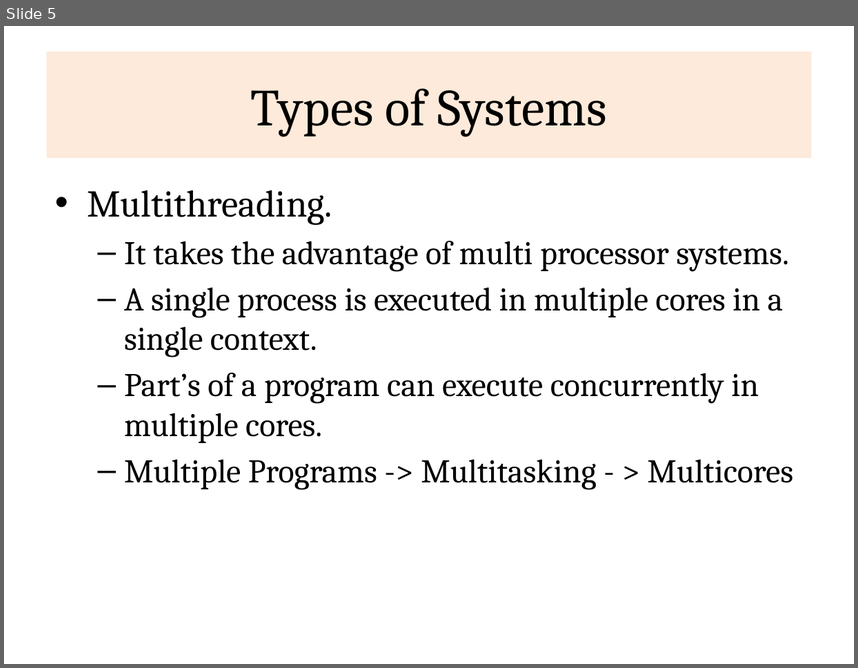
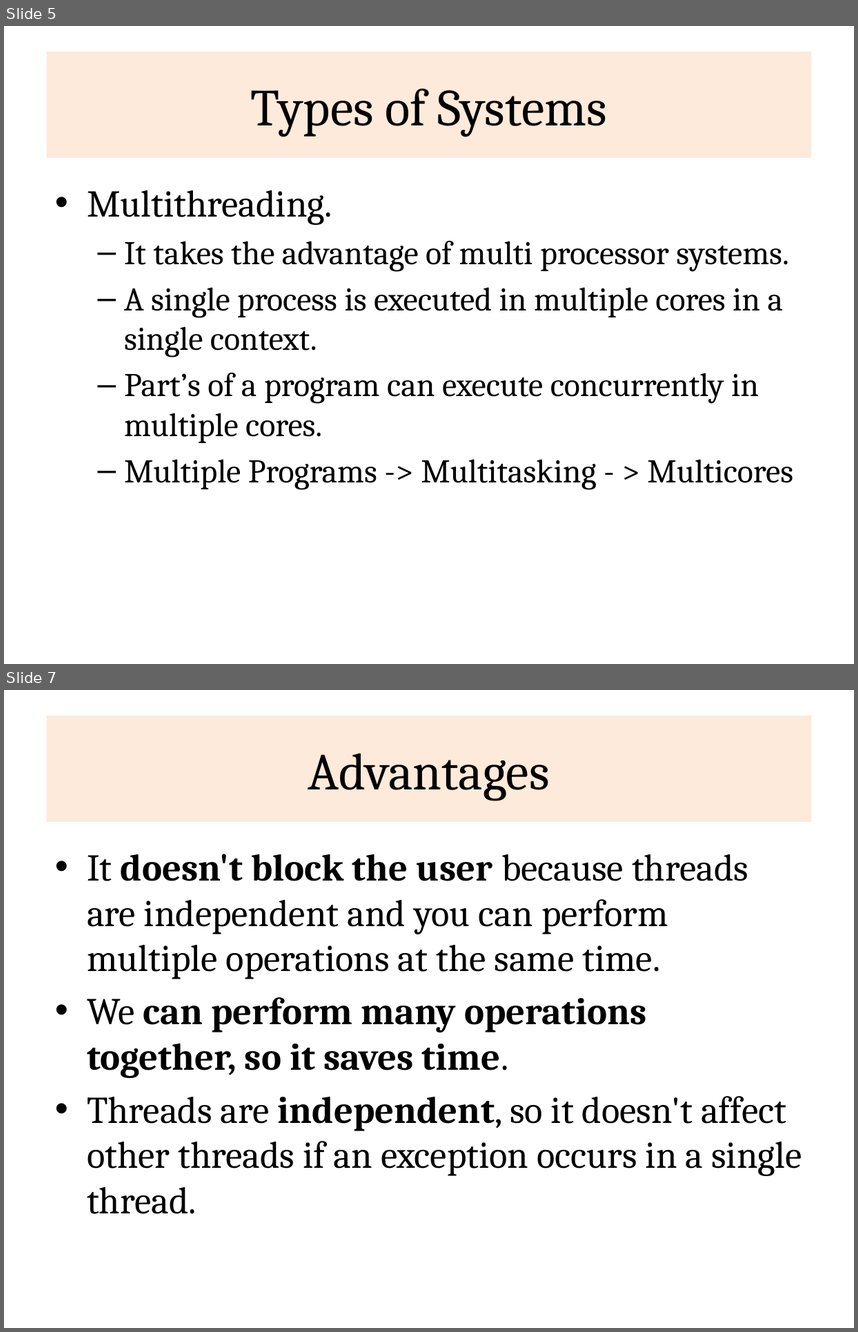
Before and after one commit to rajasekaran36/CS8392-OOPS, a slide deck: Slides/Unit 4/CS8392-U4-Multithreading.pptx. Shown one above the other, each under a label of ours: slide 5 before the commit, slides 5 and 7 after it; the slides between them are not shown. The pictures are 858x668 and 858x1332 pixels, drawn with LibreOffice and Linux fonts; fonts in the diff are those of the drawing. Boxes give left, top, right and bottom in pixels: in the first picture for what was removed or moved away, otherwise in the second. Text is boxed around its words. In the diff, an @@ line names an element or a change of style, - is before the commit and + after.

```diff
--- a/Slides/Unit 4/CS8392-U4-Multithreading.pptx
+++ b/Slides/Unit 4/CS8392-U4-Multithreading.pptx
@@ slide 7 added at (4,690,854,1328), background #FFFFFF @@
@@ title added at (47,716,811,822), fill #FDEADA, 44 pt, text #000000 @@
+Advantages
@@ text added at (87,854,802,1214), 32 pt, text #000000 @@
+• It doesn't block the user because threads are independent and you can perform multiple operations at the same time.
+• We can perform many operations together, so it saves time.
+• Threads are independent, so it doesn't affect other threads if an exception occurs in a single thread.
```
Also in this commit, not shown: 1 slide changed, 3 other slides added, 3 other files.
